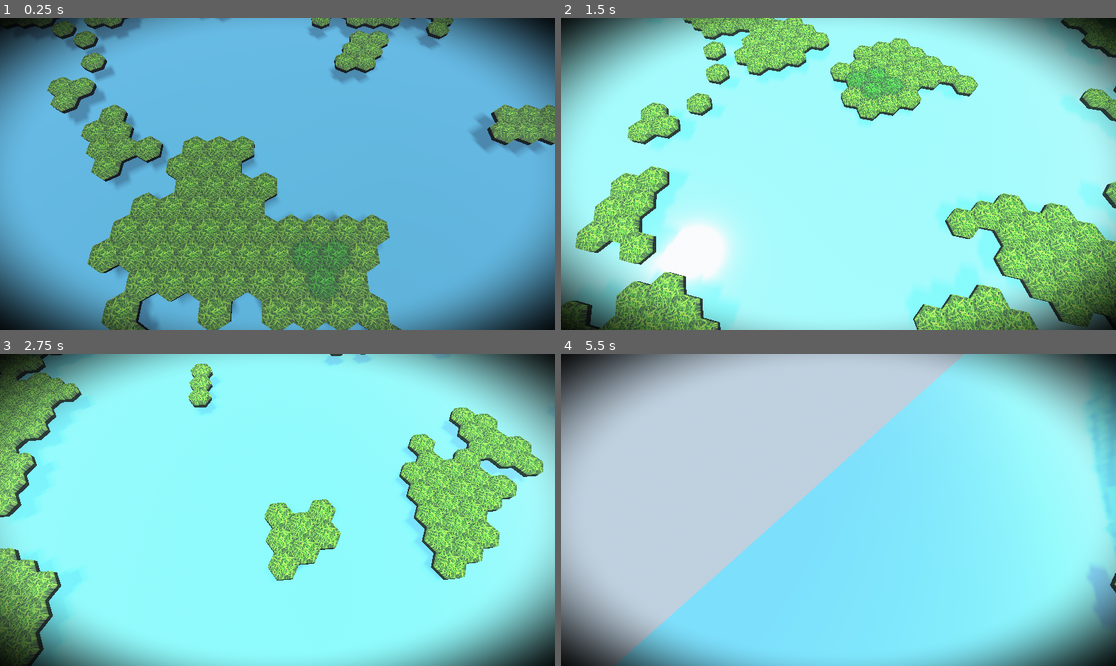
Above: before the commit, frames 1-4 (two rows, left to right).
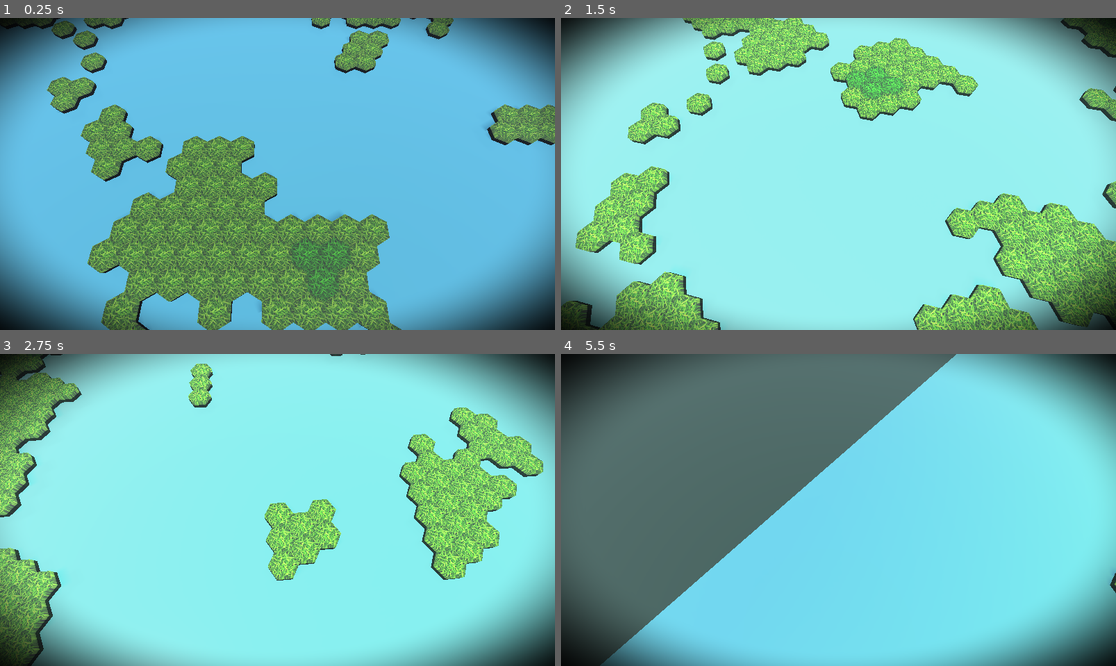
Above: after the commit, the same moments.

Repository: rfdickerson/new-game-project
Game: Godot game, scene res://node_3d.tscn
Same seed, same stepped clock (60 frames per second), same inputs: the game is played once before the commit and once after it.
Inputs (mouse positions are in pixels of both pictures, inside the frame that each line leads up to):
- Up to frame 1 (0.25 s): no input
- Up to frame 2 (1.5 s): tap Enter at 0.5 s; move the mouse to (960, 158) at 0.52 s; hold Right (ui_right) 0.53-1.25 s; tap 1 at 0.6 s; click (960, 158) at 0.67 s; drag from (727, 189) to (810, 236) at 1.27 s
- Up to frame 3 (2.75 s): move the mouse to (333, 441) at 2.02 s; hold Right (ui_right) from 2.03 s (still down); tap 3 at 2.1 s
- Up to frame 4 (5.5 s): release Right (ui_right) at 2.75 s; drag from (810, 572) to (672, 463) at 2.77 s; move the mouse to (1005, 556) at 3.52 s; hold Left (ui_left) 3.53-4.25 s; tap R at 3.6 s; drag from (672, 463) to (755, 432) at 4.27 s; move the mouse to (866, 510) at 5.02 s; hold Down (ui_down) from 5.03 s (still down); tap G at 5.1 s; click (866, 510) at 5.17 s

The runs differ from the first frame. In frame 1, 3.4% of the frame differs, in the area x 7-99%, y 0-100%; in frame 2, 4.1%; in frame 3, 1.6%; in frame 4, 48%, in the area x 0-100%, y 0-100%.

Commit message:
stop light from moving

Diff:
--- a/node_3d.tscn
+++ b/node_3d.tscn
@@ -33,6 +33,9 @@
 roughness = 0.05
 clearcoat_roughness = 0.03
 
+[sub_resource type="StandardMaterial3D" id="StandardMaterial3D_seafloor"]
+albedo_color = Color(0.05, 0.12, 0.1, 1)
+
 [sub_resource type="ShaderMaterial" id="ShaderMaterial_vignette"]
 shader = ExtResource("5_vignette_shader")
 shader_parameter/vignette_intensity = 1.0
@@ -47,11 +50,18 @@
 environment = SubResource("Environment_tippv")
 
 [node name="SubdividedPlane" type="MeshInstance3D" parent="."]
-transform = Transform3D(1, 0, 0, 0, 1, 0, 0, 0, 1, 0, -0.3, 0)
+transform = Transform3D(1, 0, 0, 0, 1, 0, 0, 0, 1, 0, 0.36, 0)
 material_override = SubResource("StandardMaterial3D_g8wqy")
 script = ExtResource("1_3djyb")
 size = Vector2(120, 120)
 subdivisions = Vector2i(120, 120)
+
+[node name="SeaFloor" type="MeshInstance3D" parent="."]
+transform = Transform3D(1, 0, 0, 0, 1, 0, 0, 0, 1, 0, -0.01, 0)
+material_override = SubResource("StandardMaterial3D_seafloor")
+script = ExtResource("1_3djyb")
+size = Vector2(140, 140)
+subdivisions = Vector2i(20, 20)
 
 [node name="HexagonGrid" type="MeshInstance3D" parent="."]
 transform = Transform3D(1, 0, 0, 0, 1, 0, 0, 0, 1, 0, 0.5, 0)
--- a/water_animated.gdshader
+++ b/water_animated.gdshader
@@ -26,28 +26,9 @@
 	world_position = (MODEL_MATRIX * vec4(VERTEX, 1.0)).xyz;
 	world_normal = normalize((MODEL_MATRIX * vec4(NORMAL, 0.0)).xyz);
 
-	// Animate waves using multiple sine waves for more natural look
-	float time = TIME * wave_speed;
-	vec2 wave_uv = UV * wave_scale;
-
-	// Primary wave
-	float wave1 = sin(wave_uv.x * wave_frequency + time) * cos(wave_uv.y * wave_frequency * 0.7 + time * 0.8);
-
-	// Secondary wave for complexity
-	float wave2 = sin(wave_uv.x * wave_frequency * 1.3 + time * 1.1) * cos(wave_uv.y * wave_frequency * 0.9 + time * 0.9);
-
-	// Combine waves
-	float wave_height = (wave1 * 0.7 + wave2 * 0.3) * wave_amplitude;
-
-	// Apply wave displacement
-	VERTEX.y += wave_height;
-
-	// Calculate normal for proper lighting (simplified)
-	NORMAL = normalize(vec3(
-		-cos(wave_uv.x * wave_frequency + time) * sin(wave_uv.y * wave_frequency * 0.7 + time * 0.8) * wave_amplitude * wave_frequency,
-		1.0,
-		-sin(wave_uv.x * wave_frequency + time) * cos(wave_uv.y * wave_frequency * 0.7 + time * 0.8) * wave_amplitude * wave_frequency
-	));
+	// Keep the water surface flat (no animated waves) to avoid distracting moving highlights.
+	// Geometry stays still; reflections are handled entirely in the fragment shader.
+	NORMAL = vec3(0.0, 1.0, 0.0);
 }
 
 void fragment() {
@@ -67,10 +48,8 @@
 	vec3 final_color = mix(water_color, sky_color, fresnel * reflection_strength);
 
 	// Add foam effect at wave peaks
-	float time = TIME * wave_speed;
-	vec2 wave_uv = UV * wave_scale;
-	float wave_value = sin(wave_uv.x * wave_frequency + time) * cos(wave_uv.y * wave_frequency * 0.7 + time * 0.8);
-	float foam = smoothstep(foam_threshold, 1.0, wave_value) * foam_intensity;
+	// Disable time-based foam animation to keep lighting/static highlights calm.
+	float foam = 0.0;
 	final_color = mix(final_color, vec3(1.0), foam);
 
 	ALBEDO = final_color;
Not shown: 1 places in node_3d.tscn that only renumber resources
